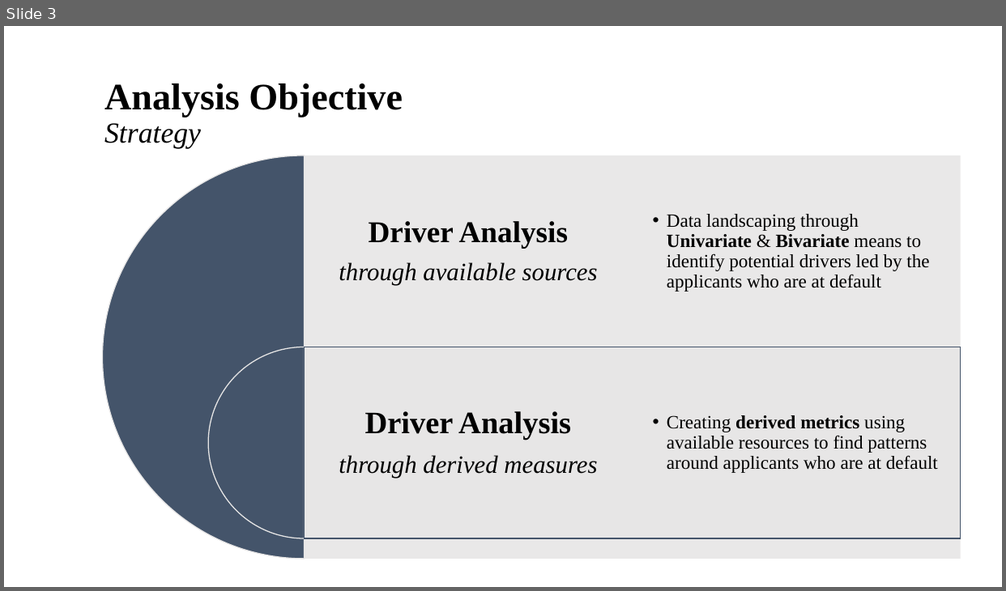
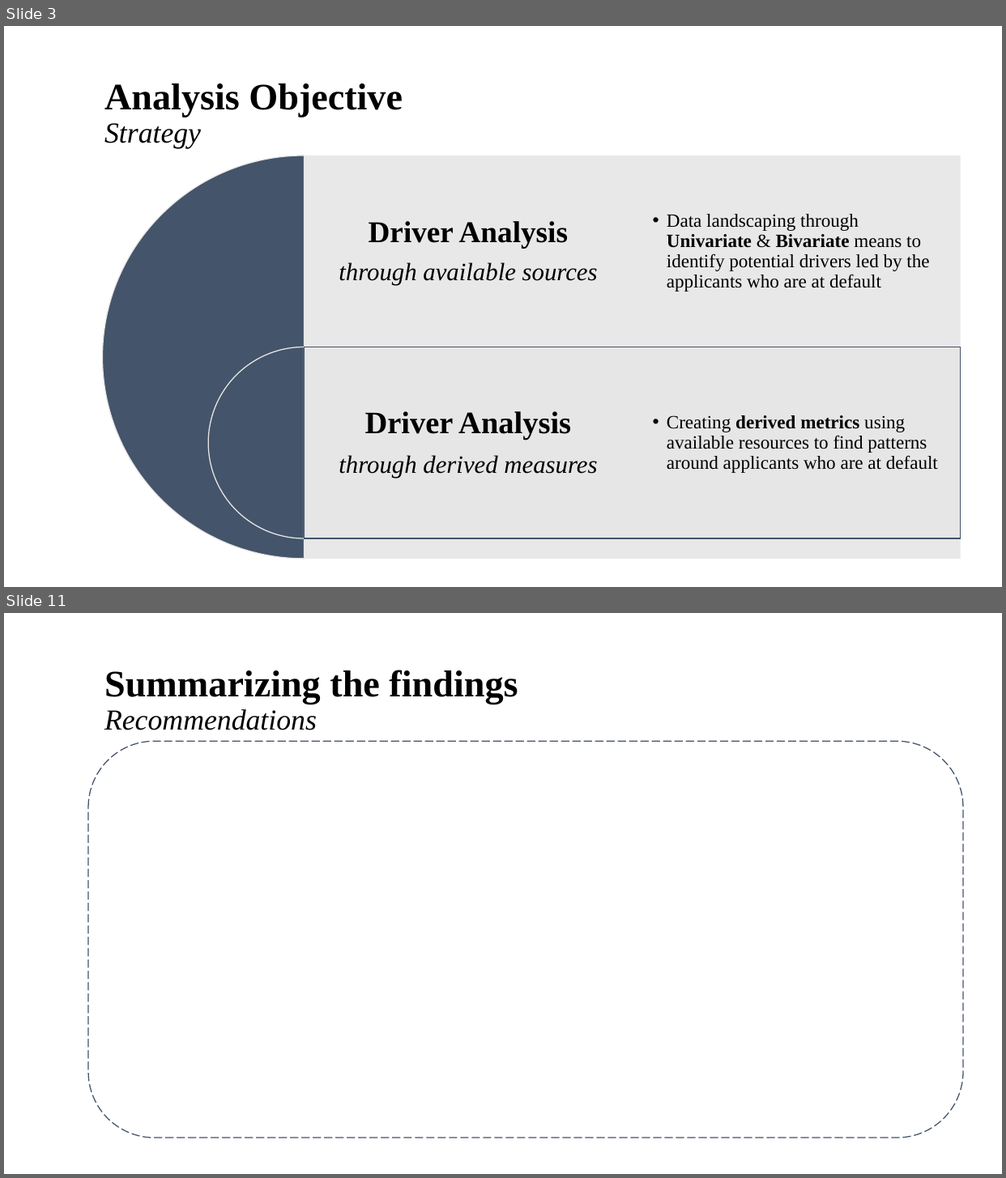
Before and after one commit to brijesh1100/P2-Gramener-Case-Study, a slide deck: Gramener_Case_Study_Presentation_SS.pptx. Shown one above the other, each under a label of ours: slide 3 before the commit, slides 3 and 11 after it; the slides between them are not shown. The pictures are 1006x591 and 1006x1178 pixels, drawn with LibreOffice and Linux fonts; fonts in the diff are those of the drawing; background and template pictures are left out. Boxes give left, top, right and bottom in pixels: in the first picture for what was removed or moved away, otherwise in the second. Text is boxed around its words. In the diff, an @@ line names an element or a change of style, - is before the commit and + after.

```diff
--- a/Gramener_Case_Study_Presentation_SS.pptx
+++ b/Gramener_Case_Study_Presentation_SS.pptx
@@ slide 11 added at box(4, 613, 1002, 1174), background #FFFFFF @@
@@ title added at box(104, 670, 518, 730), 36 pt, text #000000, bold @@
+Summarizing the findings
+Recommendations
@@ rounded rectangle added at box(88, 741, 964, 1138), outline #44546A 1 pt dashed @@
```
Also in this commit, not shown: 3 slides changed, 4 other slides added.
